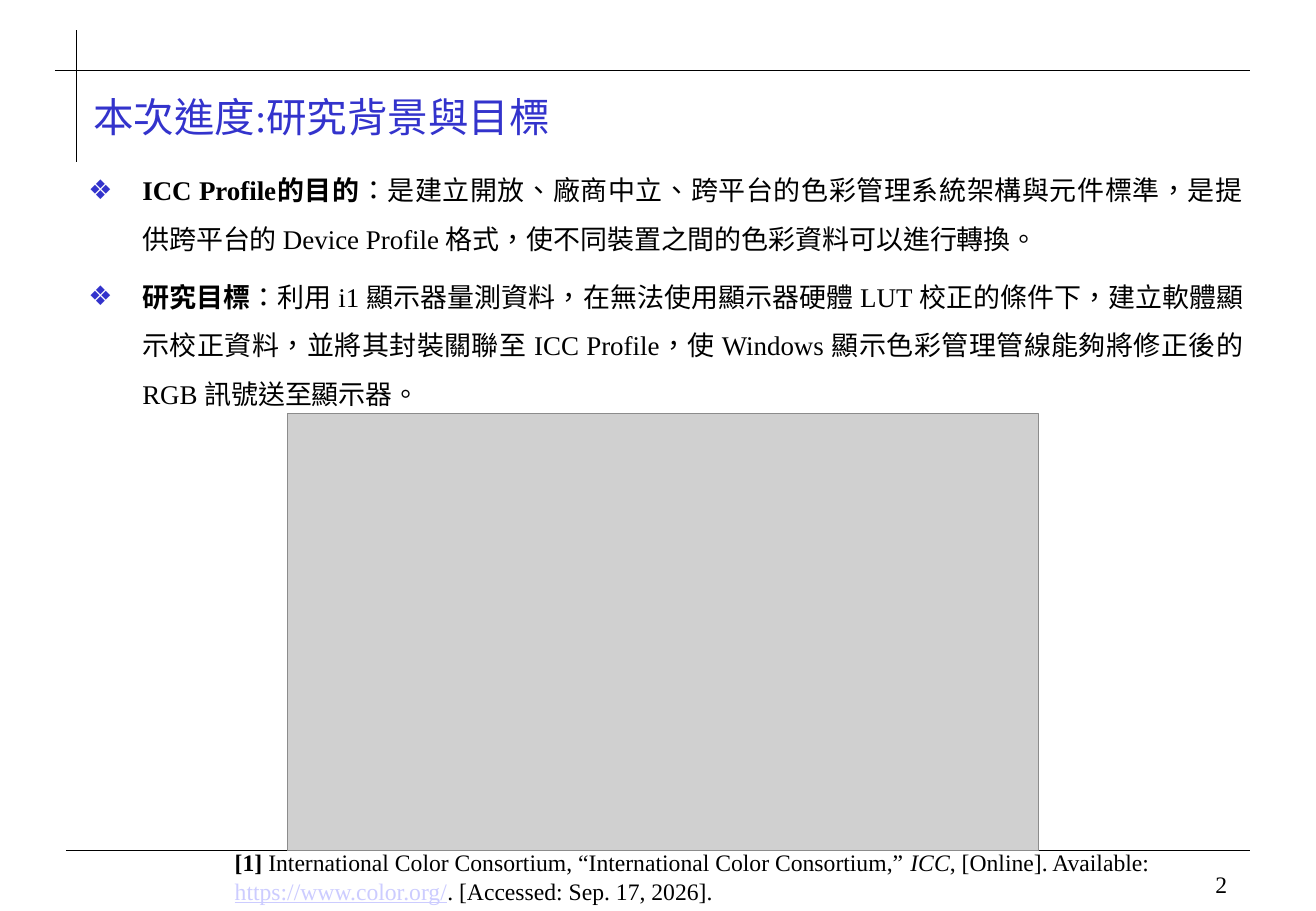
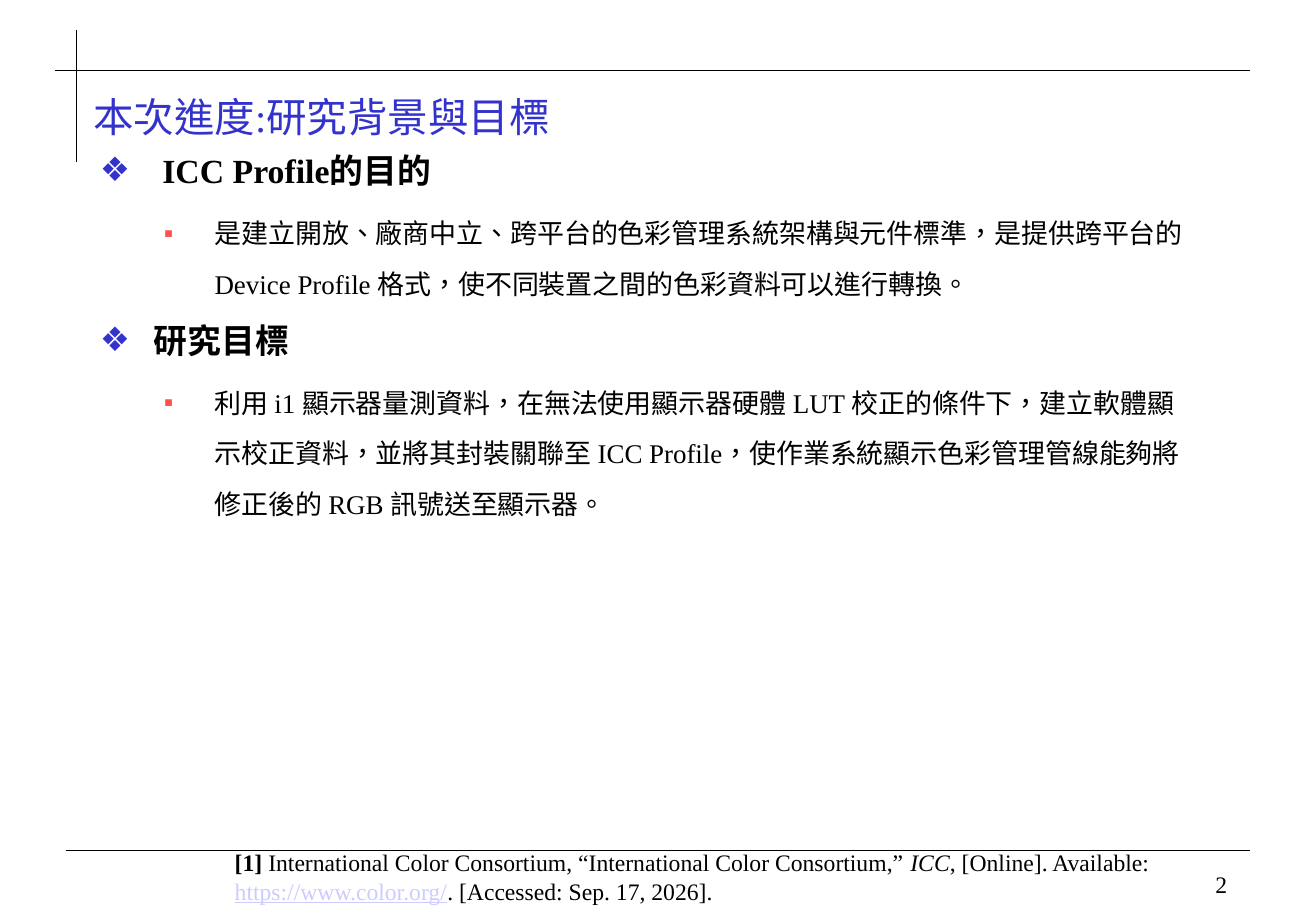
Before and after one commit to 0ilasis0/home, a slide deck: slide 2 of ICCPROFILE.pptx. Drawn at 1316x911 pixels with LibreOffice and Linux fonts; fonts in the diff are those of the drawing; grey boxes stand for pictures; background and template pictures are left out. Boxes give left, top, right and bottom in pixels: in the first picture for what was removed or moved away, otherwise in the second. Text is boxed around its words. In the diff, an @@ line names an element or a change of style, - is before the commit and + after.

```diff
--- a/ICCPROFILE.pptx
+++ b/ICCPROFILE.pptx
@@ text at (154, 157, 1183, 517): text changed @@
-  ❖ ICC Profile的目的：是建立開放、廠商中立、跨平台的色彩管理系統架構與元件標準，是提供跨平台的 Device Profile 格式，使不同裝置之間的色彩資料可以進行轉換。
-  ❖ 研究目標：利用 i1 顯示器量測資料，在無法使用顯示器硬體 LUT 校正的條件下，建立軟體顯示校正資料，並將其封裝關聯至 ICC Profile，使 Windows 顯示色彩管理管線能夠將修正後的 RGB 訊號送至顯示器。
+❖ ICC Profile的目的
+  ▪ 是建立開放、廠商中立、跨平台的色彩管理系統架構與元件標準，是提供跨平台的 Device Profile 格式，使不同裝置之間的色彩資料可以進行轉換。
+❖ 研究目標
+  ▪ 利用 i1 顯示器量測資料，在無法使用顯示器硬體 LUT 校正的條件下，建立軟體顯示校正資料，並將其封裝關聯至 ICC Profile，使作業系統顯示色彩管理管線能夠將修正後的 RGB 訊號送至顯示器。
@@ picture removed at (288, 414, 1039, 852) @@
```
Also in this commit, not shown: 1 other slide changed, 4 slides added, 8 other files.
